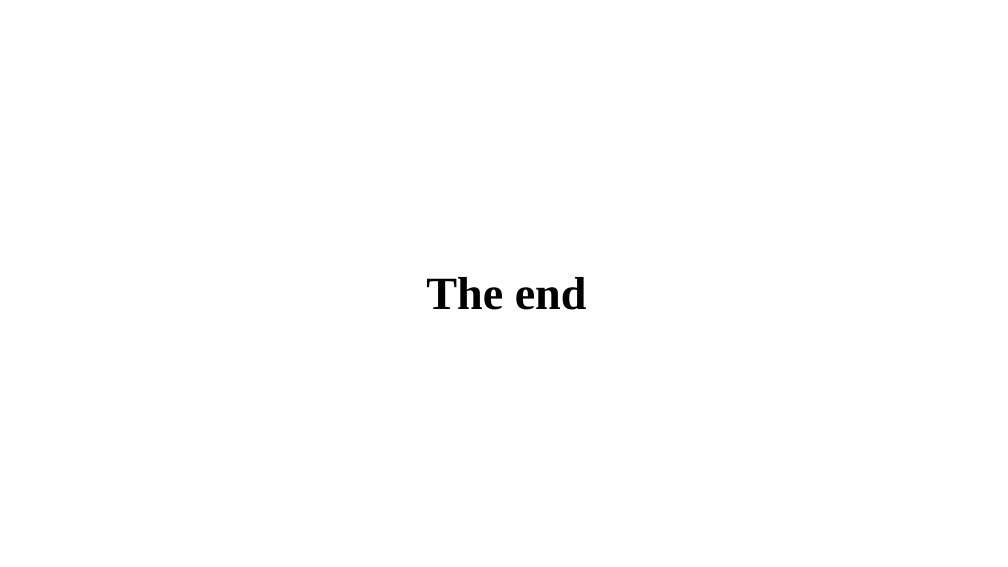
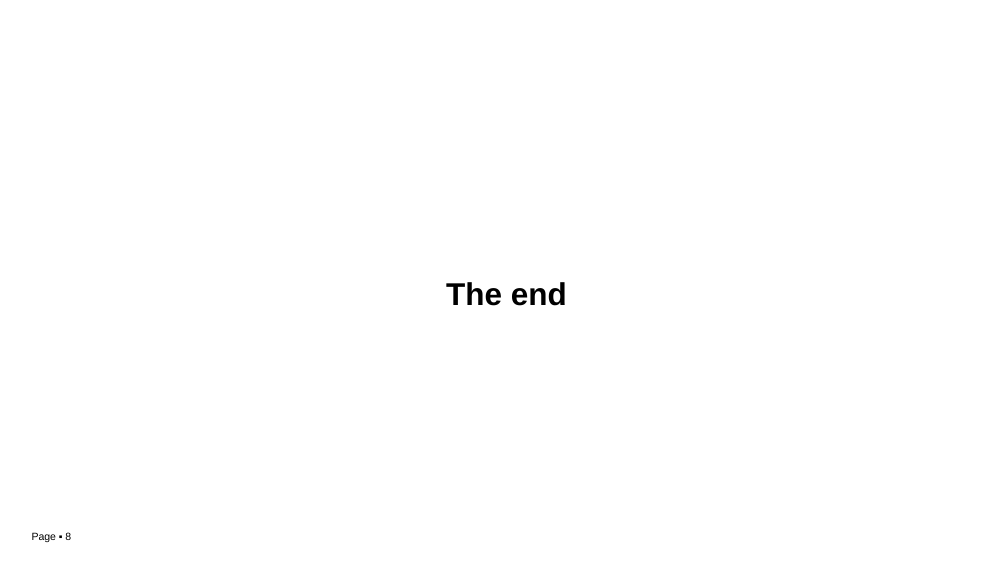
Before and after one commit to luanft/web-feedback-system, a slide deck: slide 8 of Document/slide/Database.pptx (slide 4 before the commit). Drawn at 1008x567 pixels with LibreOffice and Linux fonts; fonts in the diff are those of the drawing; background and template pictures are left out. Boxes give left, top, right and bottom in pixels: in the first picture for what was removed or moved away, otherwise in the second. Text is boxed around its words. In the diff, an @@ line names an element or a change of style, - is before the commit and + after.

```diff
--- a/Document/slide/Database.pptx
+++ b/Document/slide/Database.pptx
@@ title "The end" at (446, 282, 567, 306): size 44 to 30 pt, font Times New Roman to Arial @@
@@ page number added at (32, 532, 71, 542), 10 pt, text #000000 @@
+Page ▪ 8
```
Also in this commit, not shown: 3 other slides changed, 4 slides added.
